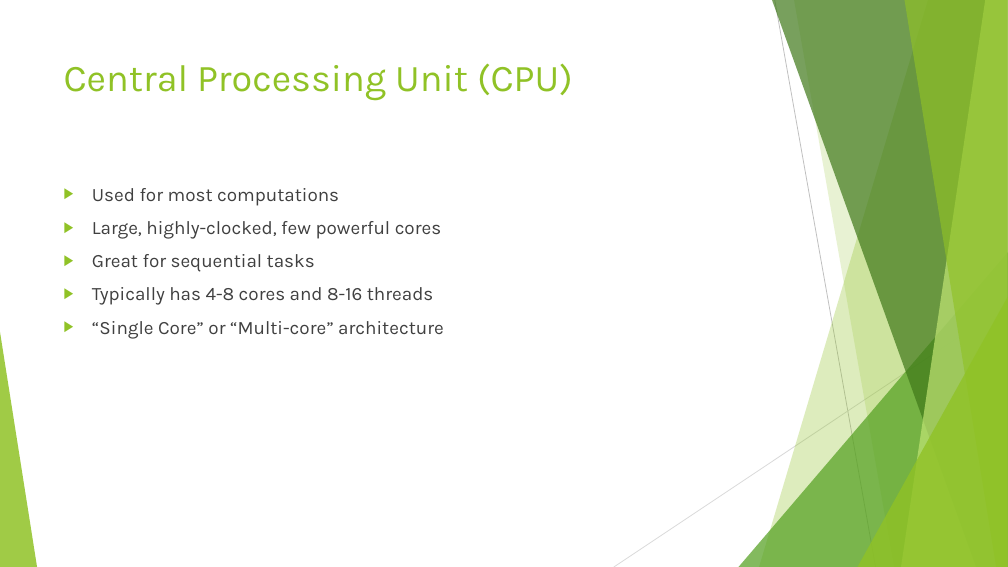
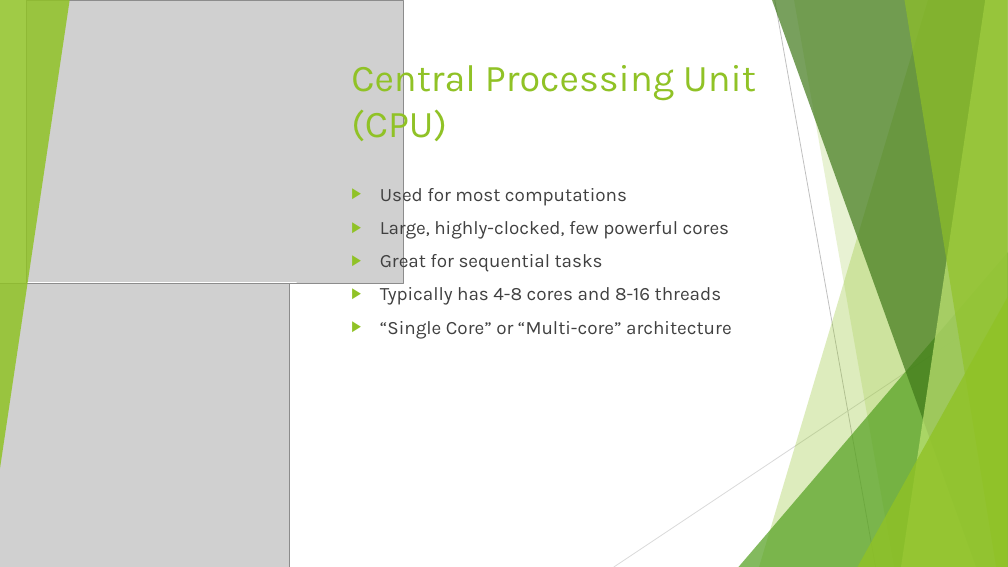
Before and after one commit to ShadyBoukhary/GPU-research-FFT-OpenACC-CUDA, a slide deck: slide 3 of NTASC 2018 Presentation/Presentation FFT.pptx. Drawn at 1008x567 pixels with LibreOffice and Linux fonts; fonts in the diff are those of the drawing; grey boxes stand for pictures. Boxes give left, top, right and bottom in pixels: in the first picture for what was removed or moved away, otherwise in the second. Text is boxed around its words. In the diff, an @@ line names an element or a change of style, - is before the commit and + after.

```diff
--- a/NTASC 2018 Presentation/Presentation FFT.pptx
+++ b/NTASC 2018 Presentation/Presentation FFT.pptx
@@ triangle added at box(0, 0, 70, 469), fill #90C226 at 85% opacity @@
@@ picture added at box(26, 0, 403, 284) @@
@@ title "Central Processing Unit (CPU)" rewrapped from box(64, 63, 573, 101) to box(351, 57, 756, 146) @@
@@ text "Used for most computations" rewrapped from box(92, 188, 444, 339) to box(380, 184, 732, 339) @@
@@ picture added at box(0, 284, 290, 567) @@
@@ line added from (27, 283) to (296, 283), #FFFFFF 1 pt @@
```
Also in this commit, not shown: 7 other slides changed, 6 other files.
